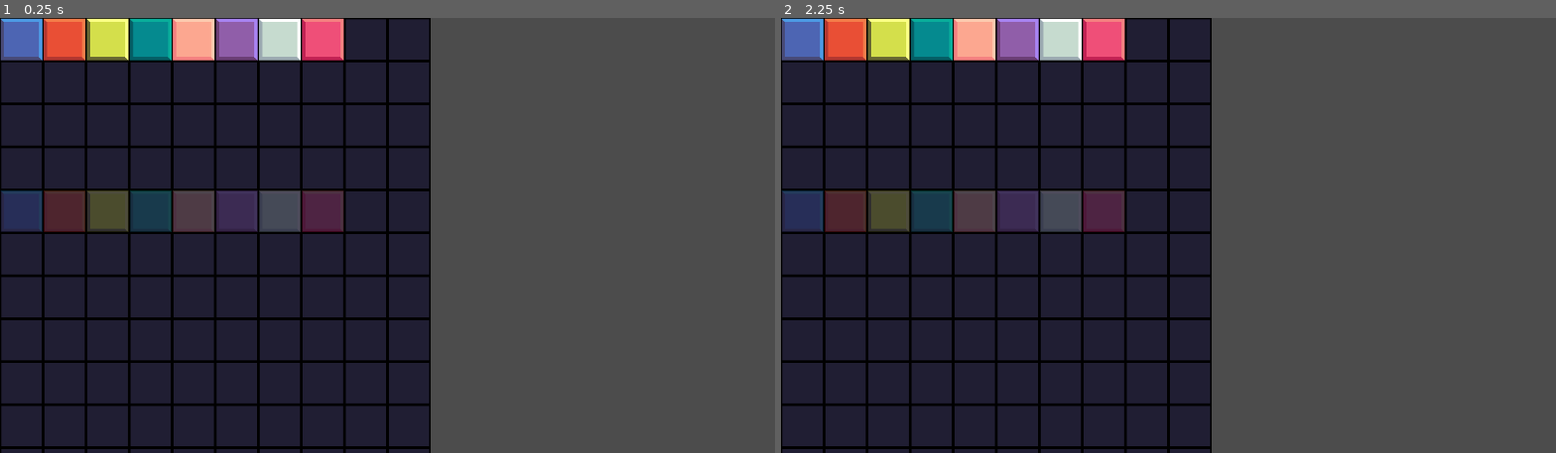
Above: before the commit, frames 1-2 (left to right).
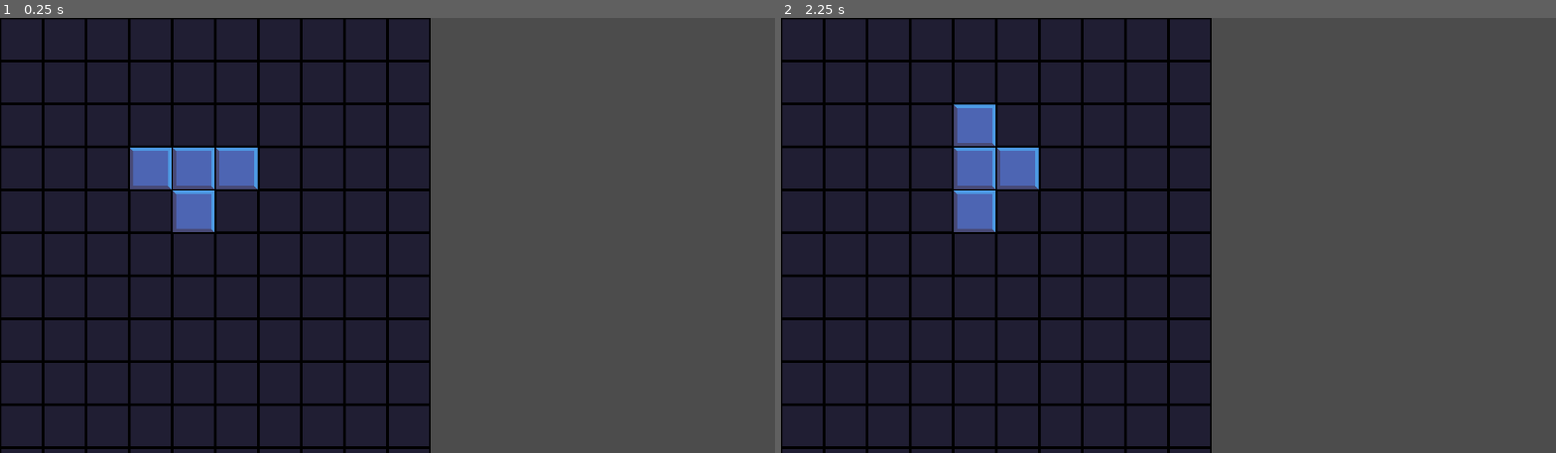
Above: after the commit, the same moments.

Repository: boymarsh/blocks
Game: Godot game, scene res://levels/game_board.tscn
Two runs of this game, one before a commit and one after it. Both use one fixed random seed, a clock stepped at 60 frames per second and the inputs below.
Inputs:
- Up to frame 1 (0.25 s): no input
- Up to frame 2 (2.25 s): tap Enter at 0.5, 2 s; hold E (rotate_right, bound only after the commit) 0.53-1.28 s; tap Space at 0.77, 1.25, 1.52 s; hold Q (rotate_left, bound only after the commit) 1.28-2.03 s; hold E (rotate_right, bound only after the commit) from 2.03 s (still down)

The runs differ from the first frame. In frame 1, 9.7% of the frame differs, in the area x 0-45%, y 0-50%; in frame 2, 9.8%.

Commit message:
basic block rotation

Diff:
--- a/levels/game_board.gd
+++ b/levels/game_board.gd
@@ -2,33 +2,87 @@
 
 @export var level_data: LevelData
 
+var pieces_layer: TileMapLayer
+var background_layer: TileMapLayer
+var highlight_layer: TileMapLayer
+const BACKGROUND_SOURCE = 0
+const PIECE_SOURCE = 1
+var active_piece: Piece
+
+
 func _ready() -> void:
 	# test code
-	var source_id: int = 1
-	var pieces_layer = $PiecesLayer
-	var background_layer = $BackgroundLayer
-	var highlight_layer = $HighlightLayer
+	#var source_id: int = 1
+	pieces_layer = $PiecesLayer
+	background_layer = $BackgroundLayer
+	highlight_layer = $HighlightLayer
 
-	var pieces_ts: TileSet = pieces_layer.tile_set
-	var pieces_source := pieces_ts.get_source(source_id) as TileSetAtlasSource
-	var tile_count: int = pieces_source.get_tiles_count()
-	print("tile_count =", tile_count)
-	for i in tile_count:
-		var pieces_atlas_coords: Vector2i = pieces_source.get_tile_id(i)
-		print("tile", i, "atlas coords:", pieces_atlas_coords)
+	#var pieces_ts: TileSet = pieces_layer.tile_set
+	#var pieces_source := pieces_ts.get_source(source_id) as TileSetAtlasSource
+	#var tile_count: int = pieces_source.get_tiles_count()
+	#print("tile_count =", tile_count)
+	# for i in tile_count:
+	# 	var pieces_atlas_coords: Vector2i = pieces_source.get_tile_id(i)
+	# 	print("tile", i, "atlas coords:", pieces_atlas_coords)
 
-		pieces_layer.set_cell(Vector2i(i, 0), source_id, pieces_atlas_coords, 0)
+	# 	pieces_layer.set_cell(Vector2i(i, 0), source_id, pieces_atlas_coords, 0)
 
-	var h_ts: TileSet = highlight_layer.tile_set
-	var h_source := h_ts.get_source(source_id) as TileSetAtlasSource
-	var h_tile_count: int = h_source.get_tiles_count()
-	print("h_tile_count =", h_tile_count)
-	for i in h_tile_count:
-		var h_atlas_coords: Vector2i = h_source.get_tile_id(i)
-		print("tile", i, "atlas coords:", h_atlas_coords)
+	# var h_ts: TileSet = highlight_layer.tile_set
+	# var h_source := h_ts.get_source(source_id) as TileSetAtlasSource
+	# var h_tile_count: int = h_source.get_tiles_count()
+	# print("h_tile_count =", h_tile_count)
+	# for i in h_tile_count:
+	# 	var h_atlas_coords: Vector2i = h_source.get_tile_id(i)
+	# 	print("tile", i, "atlas coords:", h_atlas_coords)
 
-		highlight_layer.set_cell(Vector2i(i, 4), source_id, h_atlas_coords, 0)
+	# 	highlight_layer.set_cell(Vector2i(i, 4), source_id, h_atlas_coords, 0)
 
+	# for i in range(level_data.width):
+	# 	for j in range(level_data.height):
+	# 		background_layer.set_cell(Vector2i(i, j), BACKGROUND_SOURCE, Vector2i(0, 0), 0)
+
+	var test_piece: Piece = Piece.new(level_data.shapes[5], Vector2i(3, 3))
+	print(test_piece.cells)
+	place_background()
+	place_piece(test_piece)
+
+	active_piece = test_piece
+
+func place_background() -> void:
 	for i in range(level_data.width):
 		for j in range(level_data.height):
-			background_layer.set_cell(Vector2i(i, j), 0, Vector2i(0, 0), 0)
+			background_layer.set_cell(Vector2i(i, j), BACKGROUND_SOURCE, Vector2i(0, 0), 0)
+
+func place_piece(piece: Piece) -> void:
+	for cell in piece.cells:
+		var y_offset = piece.position[0]
+		var x_offset = piece.position[1]
+		pieces_layer.set_cell(Vector2i(cell[0] + y_offset, cell[1] + x_offset), PIECE_SOURCE, Vector2i(0, 0), 0)
+
+func remove_piece(piece: Piece) -> void:
+	var y_offset = piece.position[0]
+	var x_offset = piece.position[1]
+	for cell in piece.cells:
+		pieces_layer.erase_cell(Vector2i(cell[0] + y_offset, cell[1] + x_offset))
+
+func _unhandled_input(event: InputEvent) -> void:
+	if event.is_echo():
+		return
+	if event.is_action_pressed("rotate_left"):
+		rotate_piece(active_piece, Piece.Rotation.LEFT)
+	if event.is_action_pressed("rotate_right"):
+		rotate_piece(active_piece, Piece.Rotation.RIGHT)
+
+func rotate_piece(piece: Piece, rotation_direction: Piece.Rotation):
+	remove_piece(piece)
+	print("OLD", piece.cells)
+
+	var new_cell_data = piece.rotate_around_cell(1, rotation_direction)
+	var new_cells: Array[Vector2i] = new_cell_data[0]
+	var new_position: Vector2i = new_cell_data[1]
+	piece.cells = new_cells.duplicate()
+	piece.position = new_position
+
+	place_piece(piece)
+	print("NEW", piece.cells)
+	place_piece(piece)
--- a/project.godot
+++ b/project.godot
@@ -18,3 +18,31 @@
 [dotnet]
 
 project/assembly_name="Blocks"
+
+[input]
+
+move_down={
+"deadzone": 0.2,
+"events": [Object(InputEventKey,"resource_local_to_scene":false,"resource_name":"","device":-1,"window_id":0,"alt_pressed":false,"shift_pressed":false,"ctrl_pressed":false,"meta_pressed":false,"pressed":false,"keycode":0,"physical_keycode":32,"key_label":0,"unicode":32,"location":0,"echo":false,"script":null)
+]
+}
+rotate_left={
+"deadzone": 0.2,
+"events": [Object(InputEventKey,"resource_local_to_scene":false,"resource_name":"","device":-1,"window_id":0,"alt_pressed":false,"shift_pressed":false,"ctrl_pressed":false,"meta_pressed":false,"pressed":false,"keycode":0,"physical_keycode":81,"key_label":0,"unicode":113,"location":0,"echo":false,"script":null)
+]
+}
+rotate_right={
+"deadzone": 0.2,
+"events": [Object(InputEventKey,"resource_local_to_scene":false,"resource_name":"","device":-1,"window_id":0,"alt_pressed":false,"shift_pressed":false,"ctrl_pressed":false,"meta_pressed":false,"pressed":false,"keycode":0,"physical_keycode":69,"key_label":0,"unicode":101,"location":0,"echo":false,"script":null)
+]
+}
+move_left={
+"deadzone": 0.2,
+"events": [Object(InputEventKey,"resource_local_to_scene":false,"resource_name":"","device":-1,"window_id":0,"alt_pressed":false,"shift_pressed":false,"ctrl_pressed":false,"meta_pressed":false,"pressed":false,"keycode":0,"physical_keycode":65,"key_label":0,"unicode":97,"location":0,"echo":false,"script":null)
+]
+}
+move_right={
+"deadzone": 0.2,
+"events": [Object(InputEventKey,"resource_local_to_scene":false,"resource_name":"","device":-1,"window_id":0,"alt_pressed":false,"shift_pressed":false,"ctrl_pressed":false,"meta_pressed":false,"pressed":false,"keycode":0,"physical_keycode":68,"key_label":0,"unicode":100,"location":0,"echo":false,"script":null)
+]
+}
